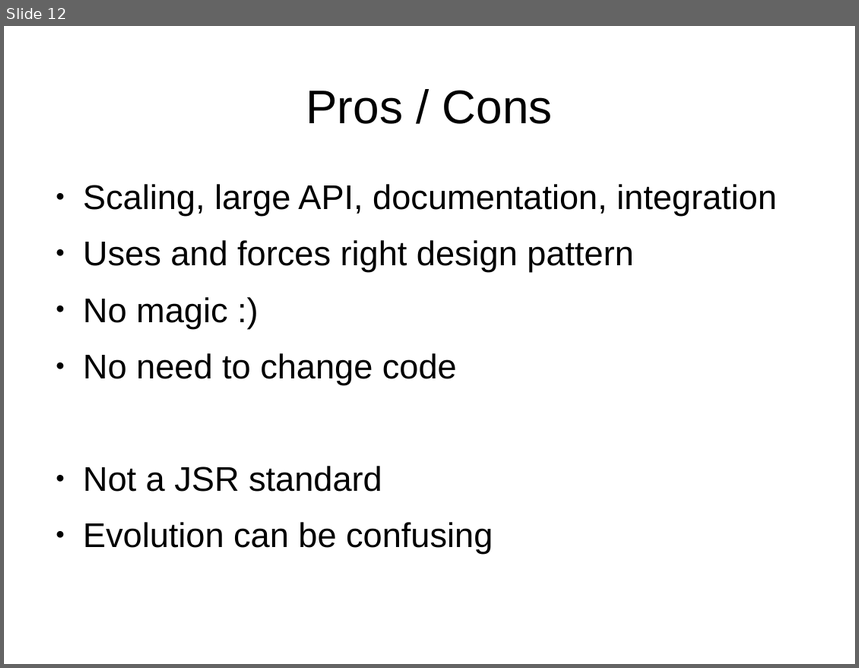
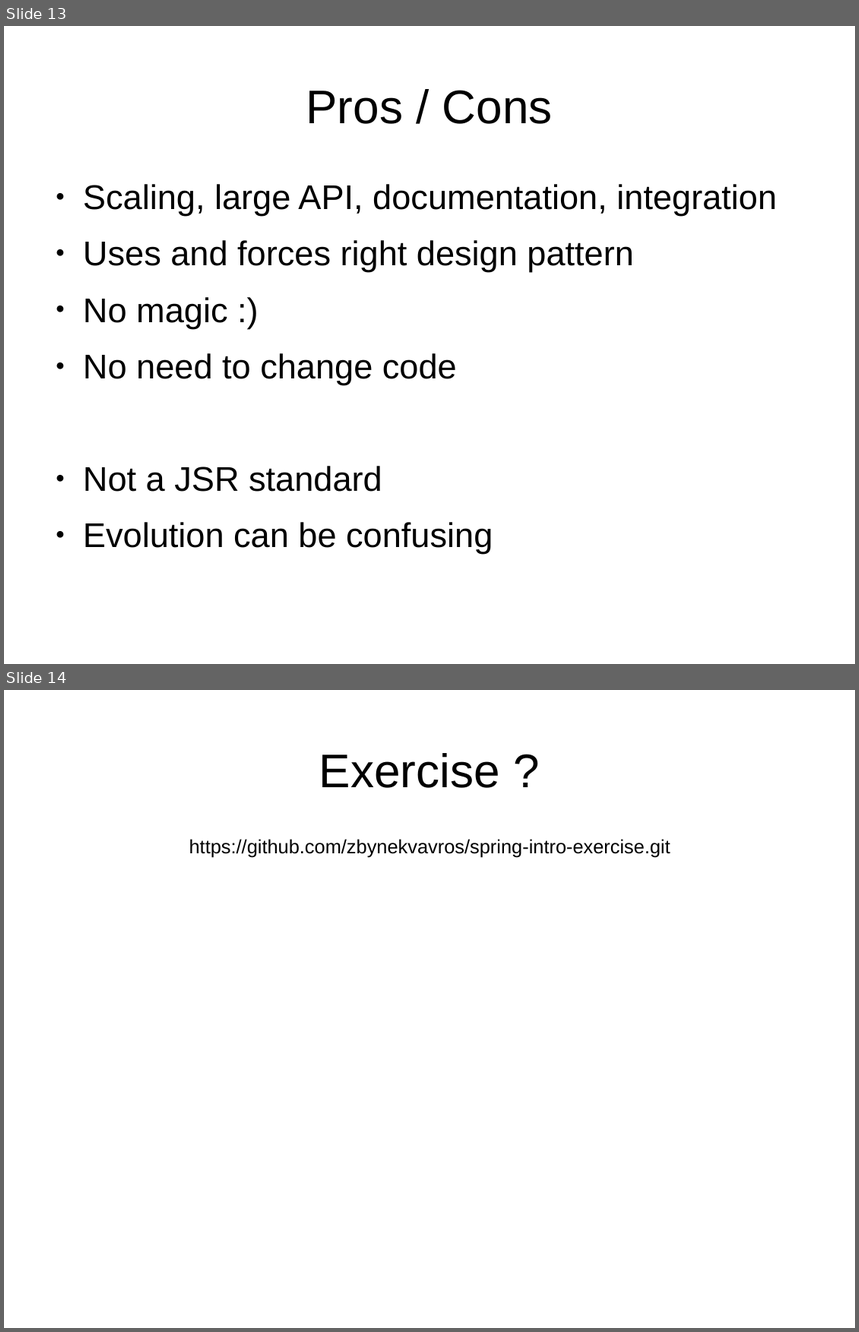
Before and after one commit to ZbynekV/spring-intro, a slide deck: presentation.odp. Shown one above the other, each under a label of ours: slide 12 before the commit, slides 13 and 14 after it. The pictures are 859x668 and 859x1332 pixels, drawn with LibreOffice and Linux fonts; fonts in the diff are those of the drawing. Boxes give left, top, right and bottom in pixels: in the first picture for what was removed or moved away, otherwise in the second. Text is boxed around its words. In the diff, an @@ line names an element or a change of style, - is before the commit and + after.

Commit message:
Added exercise

```diff
--- a/presentation.odp
+++ b/presentation.odp
@@ slide 14 added at box(4, 690, 855, 1328), background #FFFFFF @@
@@ title added at box(319, 753, 500, 788), 44 pt, text #000000 @@
+Exercise ?
@@ text added at box(189, 839, 671, 857), 18 pt, text #000000 @@
+https://github.com/zbynekvavros/spring-intro-exercise.git
@@ what was slide 12 is now slide 13 @@
```
Also in this commit, not shown: 1 slide changed, 1 other slide added, 2 other files.
